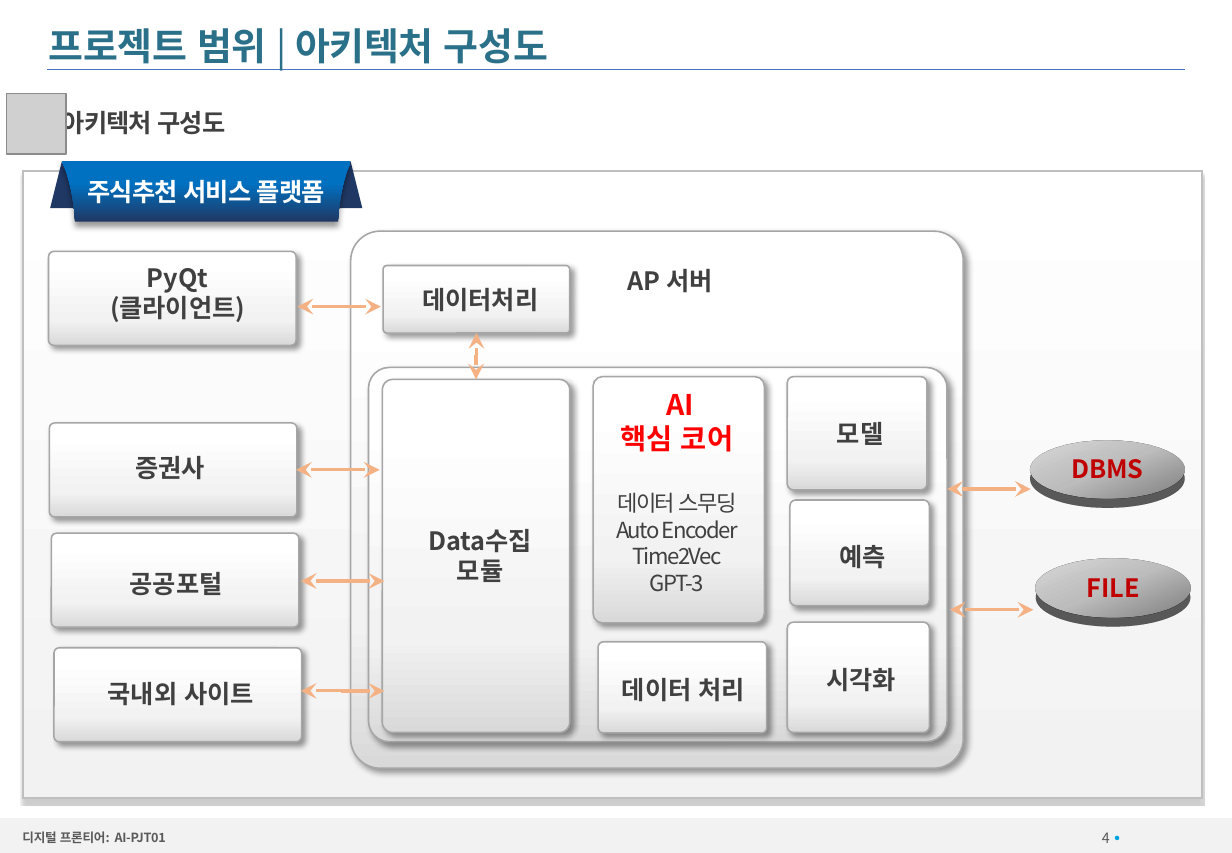
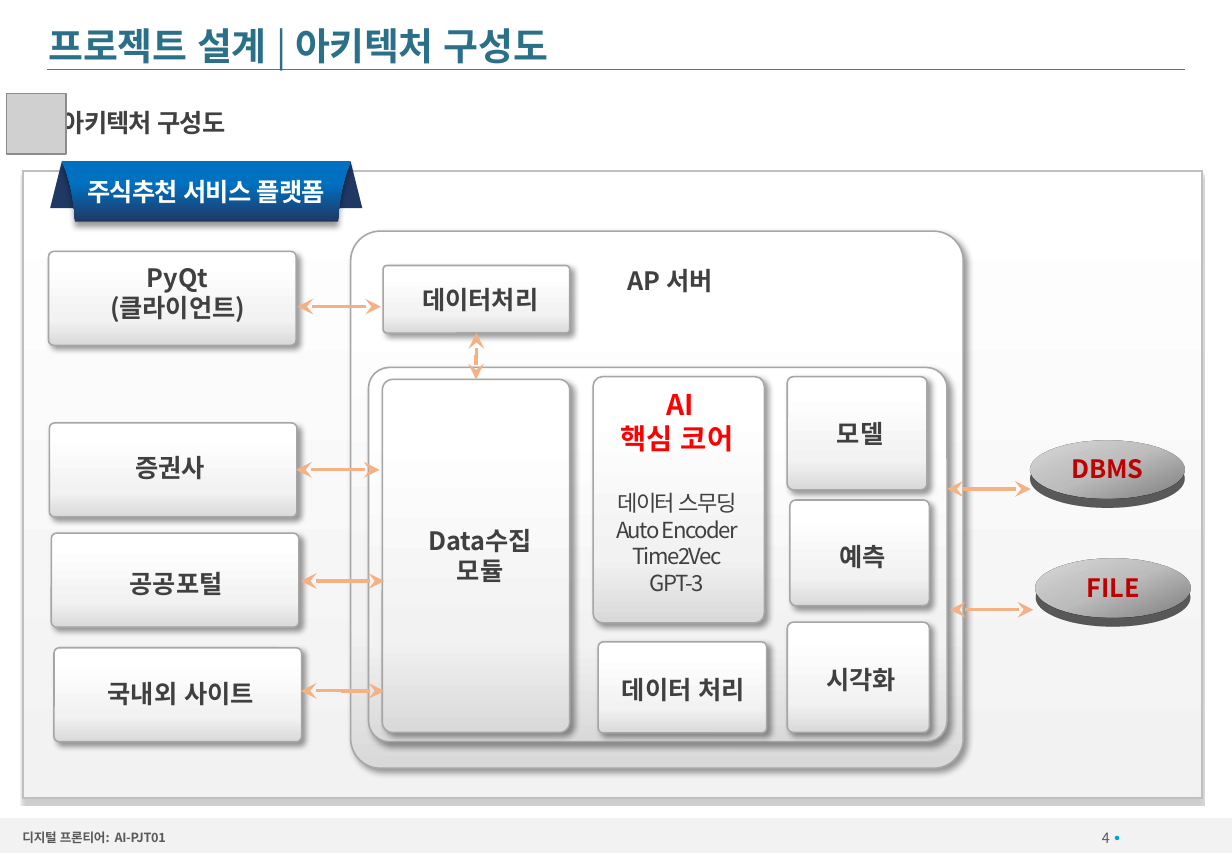
Before and after one commit to chaegon/DigitalFrontier, a slide deck: slide 4 of 산출물/00.보고서/AI3팀_펀더멘탈 분석을 통한 주식 추천 서비스_착수보고서.pptx. Drawn at 1232x853 pixels with LibreOffice and Linux fonts; fonts in the diff are those of the drawing; grey boxes stand for pictures; background and template pictures are left out. Boxes give left, top, right and bottom in pixels: in the first picture for what was removed or moved away, otherwise in the second. Text is boxed around its words. In the diff, an @@ line names an element or a change of style, - is before the commit and + after.

```diff
--- a/산출물/00.보고서/AI3팀_펀더멘탈 분석을 통한 주식 추천 서비스_착수보고서.pptx
+++ b/산출물/00.보고서/AI3팀_펀더멘탈 분석을 통한 주식 추천 서비스_착수보고서.pptx
@@ title at (x1=49, y1=28, x2=548, y2=70): text changed @@
-프로젝트 범위 | 아키텍처 구성도
+프로젝트 설계 | 아키텍처 구성도
```
Also in this commit, not shown: 11 other slides changed, 1 other file.
